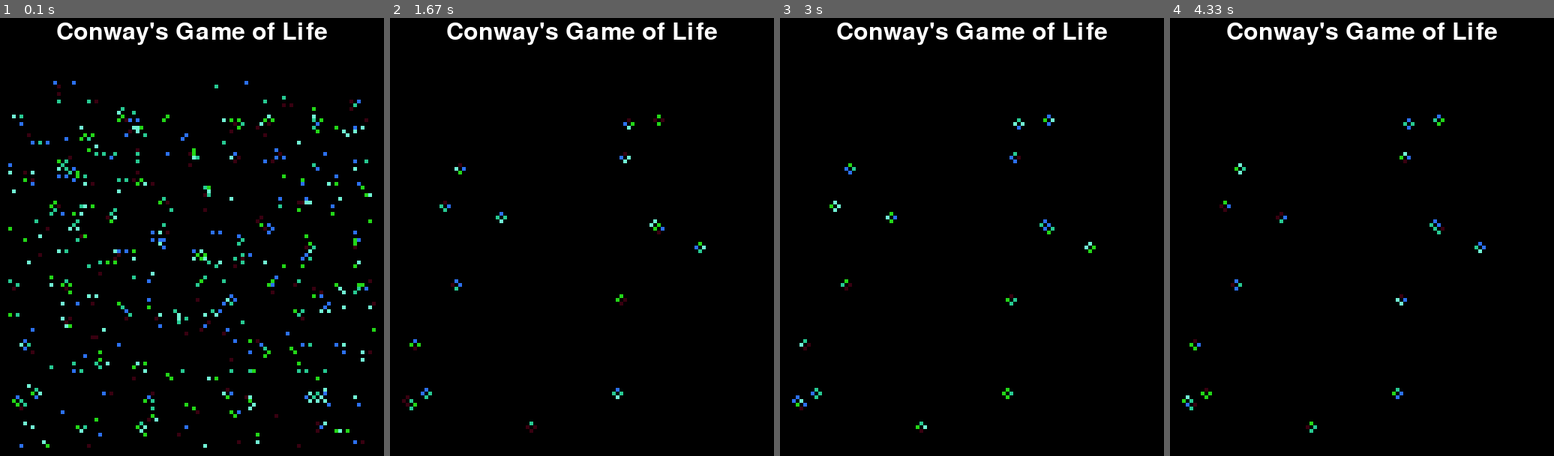
Above: before the commit, frames 1-4 (left to right).
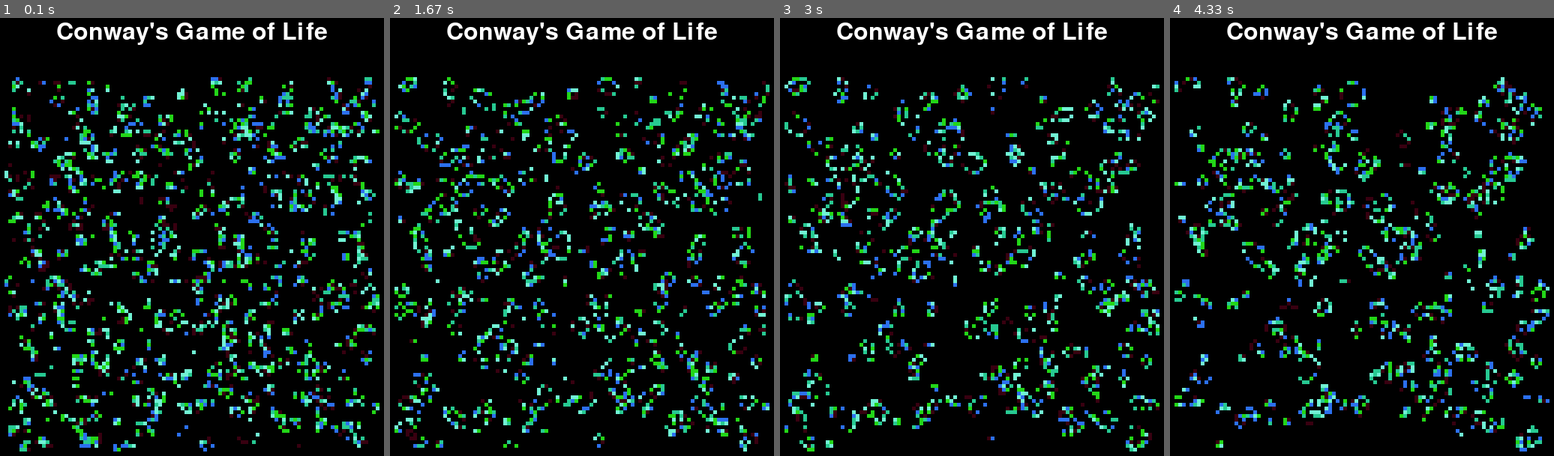
Above: after the commit, the same moments.

Repository: PratikshaJain37/Conways-Game-Of-Life-Pygame
Game: pygame game, started from main.py
Two runs of this game, one before a commit and one after it. Both use one fixed random seed, a clock stepped at 60 frames per second and the inputs below.
Inputs:
- Up to frame 1 (0.1 s): no input
- Up to frame 2 (1.67 s): no input
- Up to frame 3 (3 s): no input
- Up to frame 4 (4.33 s): no input

The runs differ from the first frame. In frame 1, 17% of the frame differs, in the area x 1-99%, y 13-99%; in frame 2, 13%; in frame 3, 12%; in frame 4, 12%.

Commit message:
v1.1.2: Updated logic, Added comments

Diff:
--- a/helpers.py
+++ b/helpers.py
@@ -11,18 +11,32 @@
 
 # For updating the array
 def UpdateArray(current_status, INT):
+
+    #Generating new updated array (empty)
     updated_status = np.zeros((INT,INT), dtype=int)
+
+    # Iterating over all in current_status
     for i in range(0,INT):
         for j in range(0,INT):
 
+            # Finding number of alive neighbors
             alive_neigh = GetAliveNeigh(i,j,current_status,INT)
+
+            # Updating status of box
             updated_status[i][j] = GetStatus(alive_neigh,current_status[i][j])
 
     return updated_status
 
+# ----------#
+
+# For calculating status of individual box - based on Conway's Rules - https://en.wikipedia.org/wiki/Conway%27s_Game_of_Life
 
 def GetStatus(alive_neigh, status):
+
+    # Setting a default
     alive = 0
+
+    # The aforementioned conditions for staying alive
     if status == 1:
         if alive_neigh in (2,3):
             alive = 1
@@ -33,38 +47,21 @@
 
     return alive
 
+# ----------#
 
+# For calculating number of alive neighbors
 def GetAliveNeigh(x,y,current_status,INT):
-    '''
-    alive_neigh = 0
-
-    for i in (x-1,x+1):
-        if i < INT and i != x:
-            if current_status[i][y] == 1:
-                alive_neigh += 1
-        else:
-            i_new = i%INT
-            if current_status[i_new][y] == 1:
-                alive_neigh += 1
-
-    for j in (y-1,y+1):
-        if j < INT and j != y:
-            if current_status[x][j] == 1:
-                alive_neigh += 1
-        else:
-            j_new = j%INT
-            if current_status[j_new][y] == 1:
-                alive_neigh += 1
-
-
-    '''
 
     alive_neigh = 0
 
+    # Iterating through neighbors - the borders are considered dead
     for i in range(x-1,x+2):
         for j in range(y-1,y+2):
             if i in range(0, INT) and j in range(0,INT):
-                if i != x and j != y and current_status[i][j] == 1:
-                    alive_neigh += 1
+                if not (i == x and j == y):
+                    if current_status[i][j] == 1:
+                        alive_neigh += 1
 
     return alive_neigh
+
+# ---------------------#
--- a/main.py
+++ b/main.py
@@ -29,7 +29,7 @@
 clock = pygame.time.Clock()
 
 # Defining Colors
-Colors = [(random.randint(1,256),random.randint(0,256),random.randint(0,256)) for i in range(5)]
+COLORS = [(random.randint(1,256),random.randint(0,256),random.randint(0,256)) for i in range(5)]
 COLOR_DEAD = (0,0,0)
 
 # Initialize Status Array
@@ -44,7 +44,6 @@
         if random.random() > 0.8:
             current_status_array[i][j] = 1
 
-
 # ---------------------#
 
 # For Title Text to be displayed
@@ -52,6 +51,7 @@
 # Defining font style and size
 font = pygame.font.Font('freesansbold.ttf', 32)
 
+# Defining position of rect and font
 text_title = font.render("Conway's Game of Life", True, (255,255,255), (0,0,0))
 textRectTitle = text_title.get_rect()
 textRectTitle.center = (40+INT*SIZE/2, 40)
@@ -74,7 +74,7 @@
         if self.alive == 0:
             self.surf.fill(COLOR_DEAD)
         else:
-            self.surf.fill(random.choice(Colors))
+            self.surf.fill(random.choice(COLORS))
         screen.blit(self.surf,self.rect)
 
     # Function to update surface; as per current_status_array
